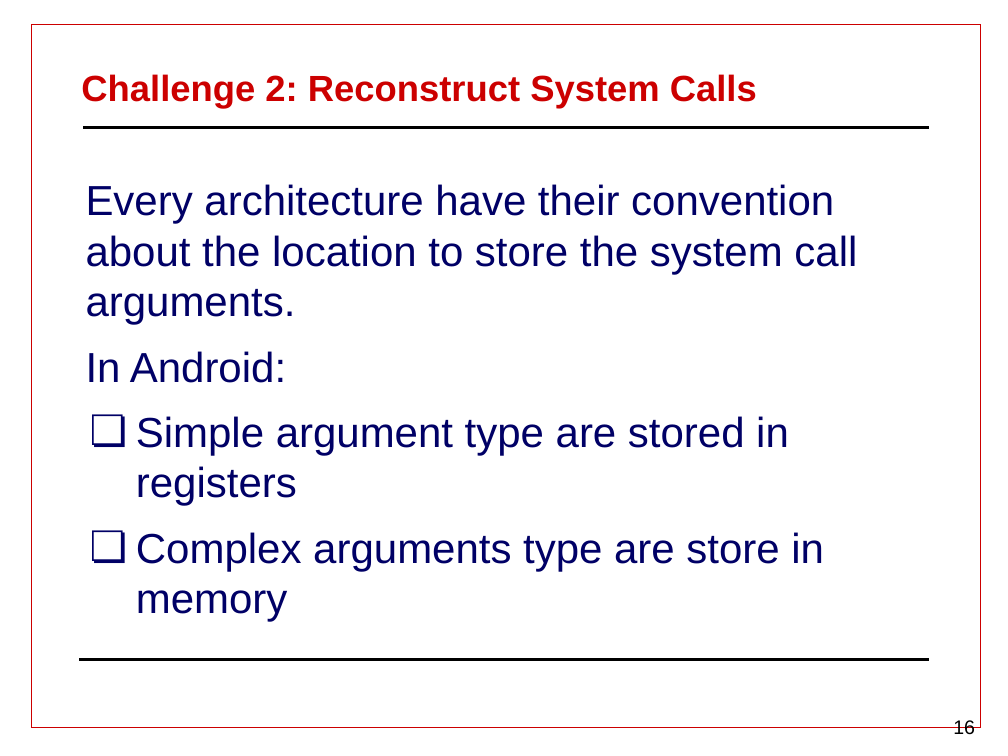
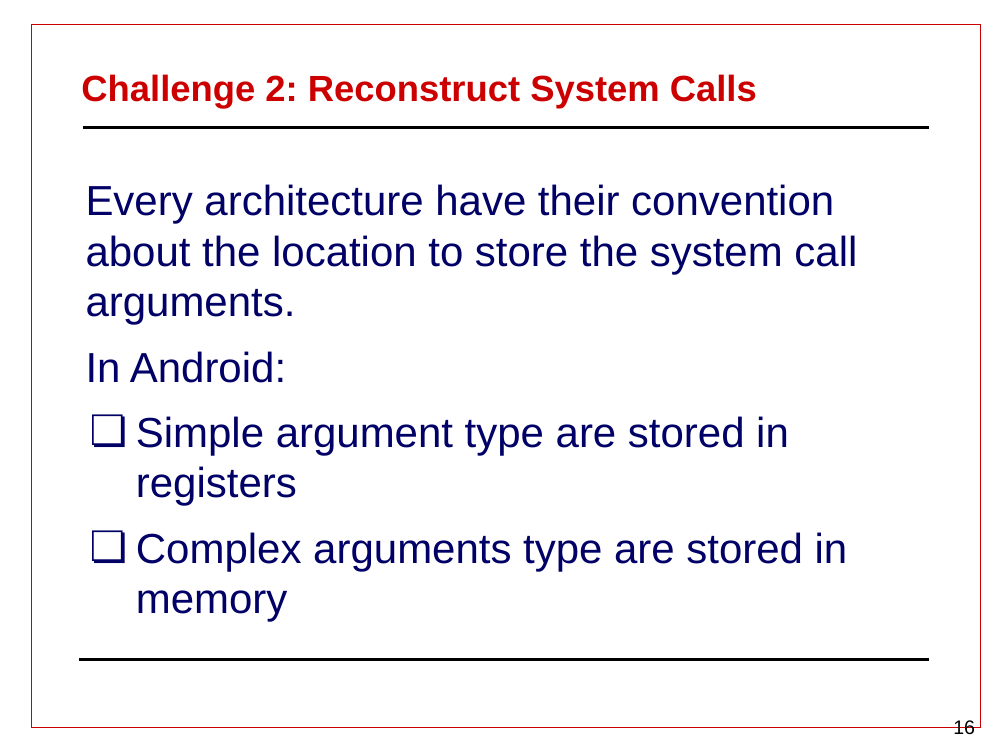
Before and after one commit to nearffxx/infosek2016, a slide deck: slide 16 of PalsitPrev3.pptx. Drawn at 1008x756 pixels with LibreOffice and Linux fonts; fonts in the diff are those of the drawing; background and template pictures are left out. Boxes give left, top, right and bottom in pixels: in the first picture for what was removed or moved away, otherwise in the second. Text is boxed around its words. In the diff, an @@ line names an element or a change of style, - is before the commit and + after.

```diff
--- a/PalsitPrev3.pptx
+++ b/PalsitPrev3.pptx
@@ text at (136,532,848,622): text changed @@
-❏ Complex arguments type are store in memory
+❏ Complex arguments type are stored in memory
```
Also in this commit, not shown: 4 other slides changed.
